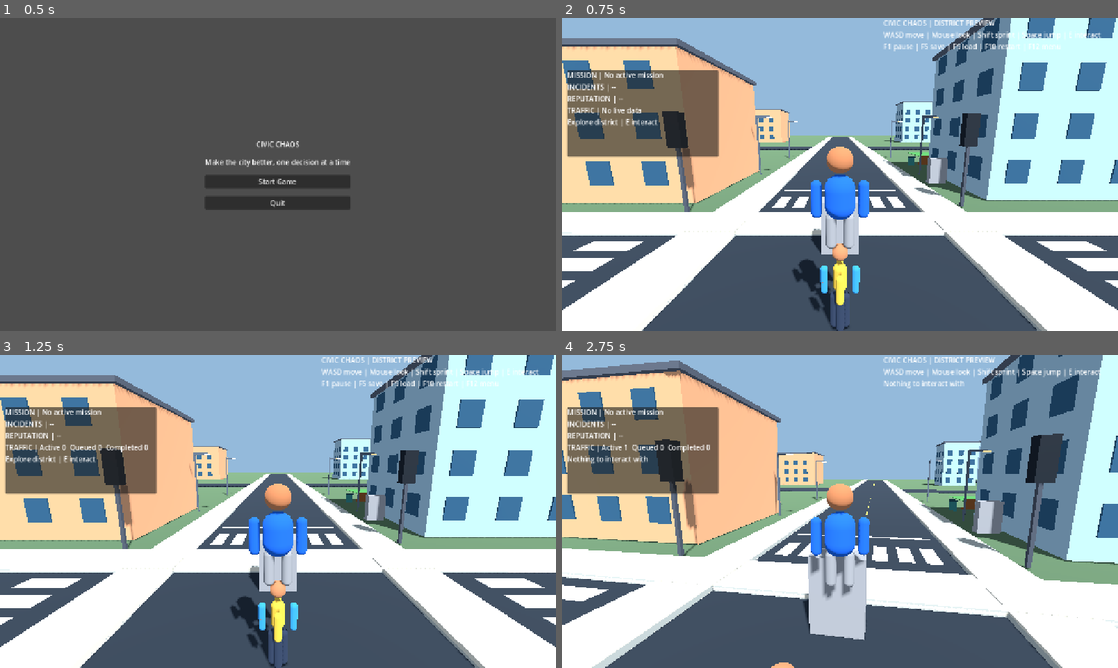
Above: before the commit, frames 1-4 (two rows, left to right).
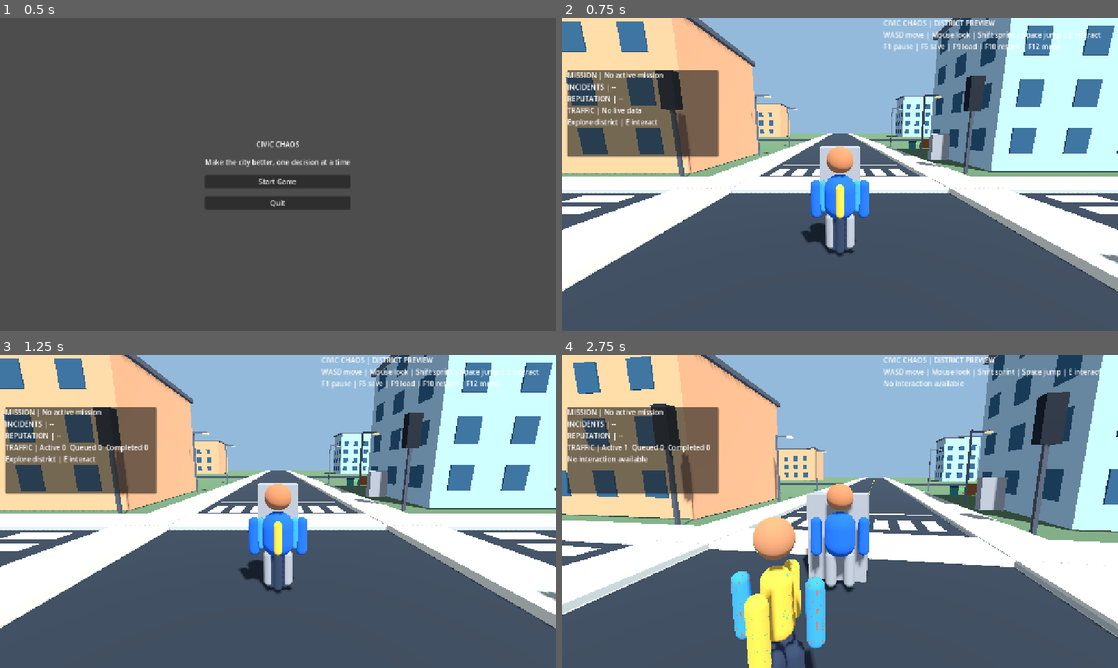
Above: after the commit, the same moments.

Repository: gauravprajapat-23/civic-chaos
Game: Godot game, scene res://scenes/core/menu.tscn
Two runs of this game, one before a commit and one after it. Both use one fixed random seed, a clock stepped at 60 frames per second and the inputs below.
Inputs (mouse positions are in pixels of both pictures, inside the frame that each line leads up to):
- Up to frame 1 (0.5 s): no input
- Up to frame 2 (0.75 s): click "Start Game" at 0.5 s
- Up to frame 3 (1.25 s): no input
- Up to frame 4 (2.75 s): tap Enter at 1.25 s; move the mouse to (867, 511) at 1.27 s; hold E (interact) 1.28-2.03 s; hold W (move_forward) from 1.28 s (still down); tap Space (jump) at 1.52, 2.27 s; move the mouse to (812, 511) at 2.02 s; tap Shift (sprint) at 2.1 s

Frame 1 is identical in both runs. In frame 2, 44% of the frame differs, in the area x 0-100%, y 0-100%; in frame 3, 44%; in frame 4, 48%.

Commit message:
fix(player): prevent pedestrian capsules acting as walkable platforms

Diff:
--- a/scenes/player/player_root.tscn
+++ b/scenes/player/player_root.tscn
@@ -27,7 +27,7 @@
 [node name="PlayerRoot" type="CharacterBody3D"]
 script = ExtResource("1_player")
 collision_layer = 2
-collision_mask = 13
+collision_mask = 5
 
 [node name="CollisionShape3D" type="CollisionShape3D" parent="."]
 position = Vector3(0, 0.9, 0)
